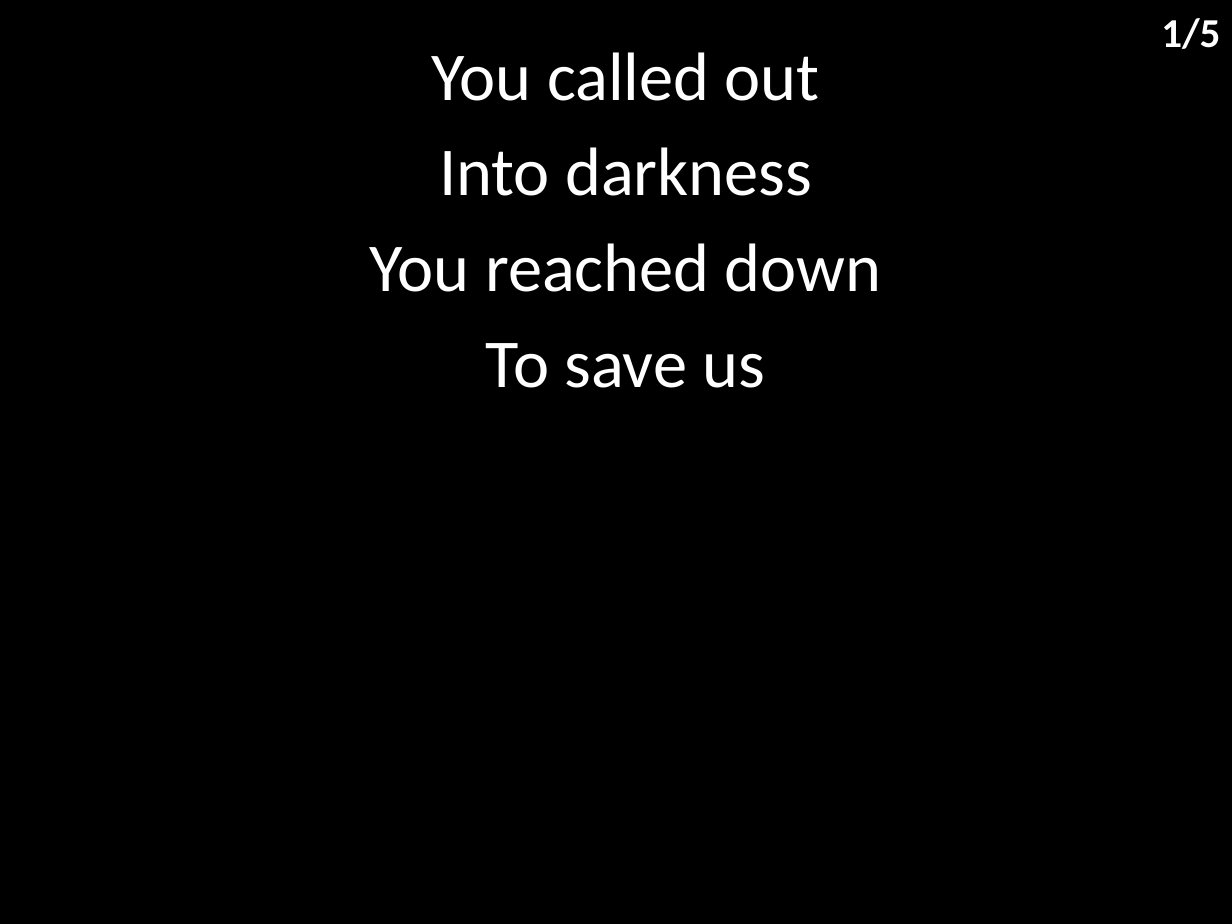
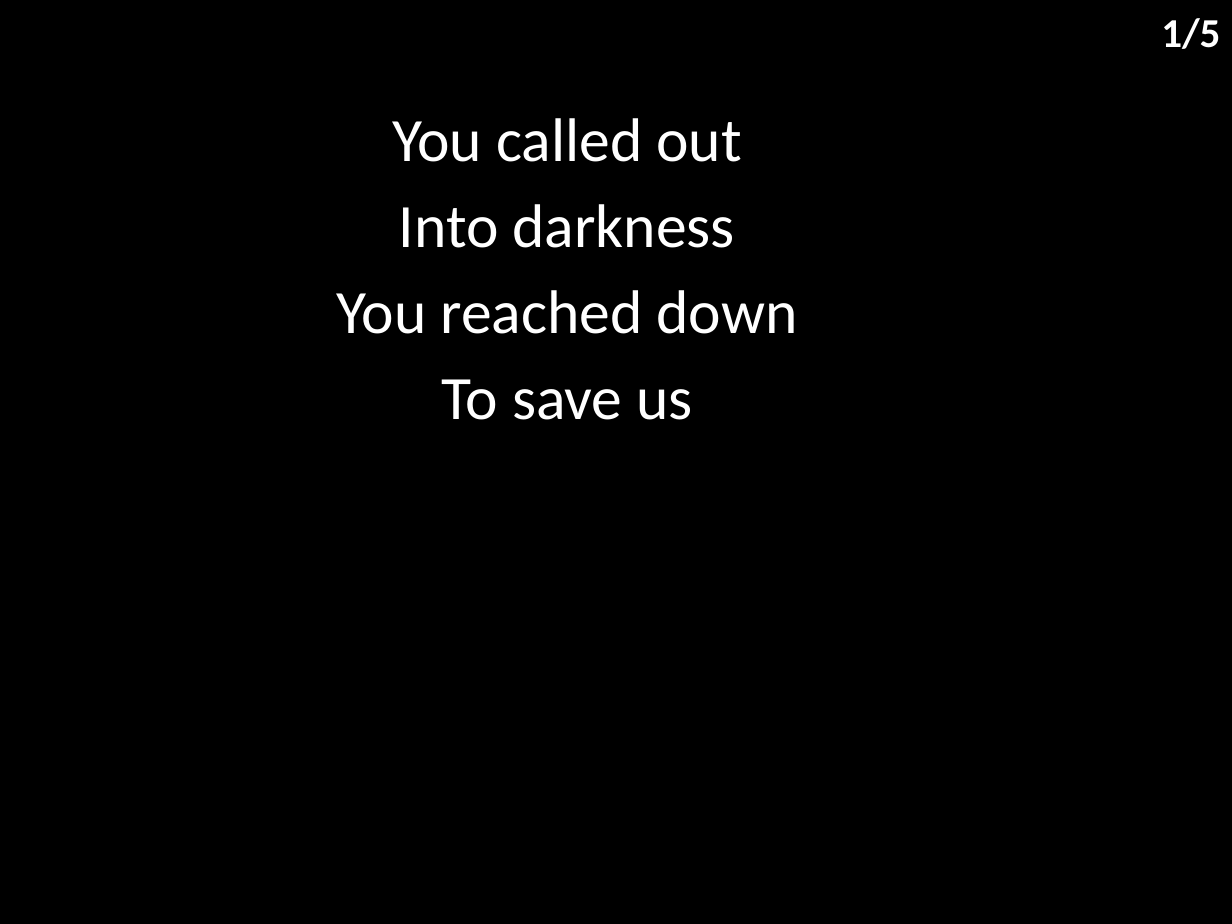
Before and after one commit to hoo-are-ya/worship, a slide deck: slide 2 of docs/songs/never gonna stop singing.pptx. Drawn at 1232x924 pixels with LibreOffice and Linux fonts; fonts in the diff are those of the drawing. Boxes give left, top, right and bottom in pixels: in the first picture for what was removed or moved away, otherwise in the second. Text is boxed around its words. In the diff, an @@ line names an element or a change of style, - is before the commit and + after.

```diff
--- a/docs/songs/never gonna stop singing.pptx
+++ b/docs/songs/never gonna stop singing.pptx
@@ subtitle "You called out" moved from (x1=370, y1=52, x2=881, y2=388) to (x1=336, y1=118, x2=797, y2=420) @@
@@ subtitle "You called out" at (x1=336, y1=118, x2=797, y2=420): size 40 to 36 pt @@
```
Also in this commit, not shown: 4 other slides changed, 5 other files.
